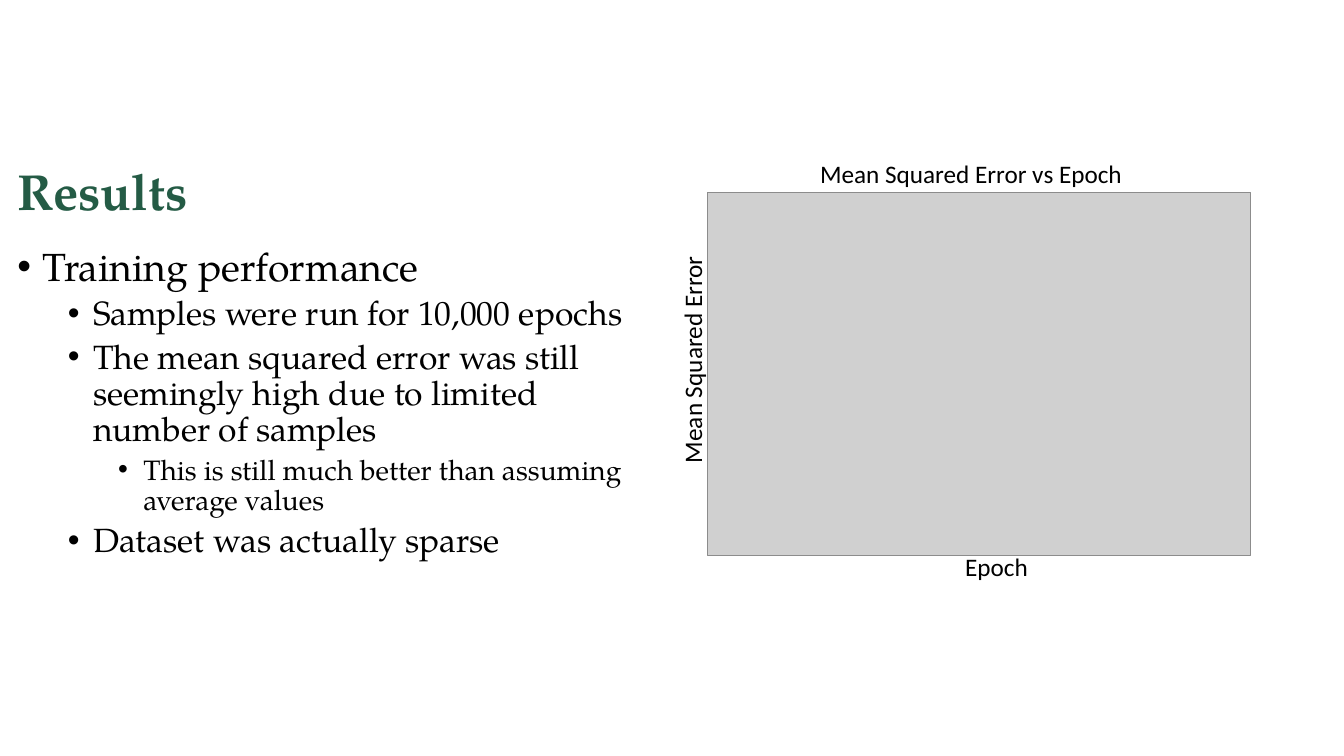
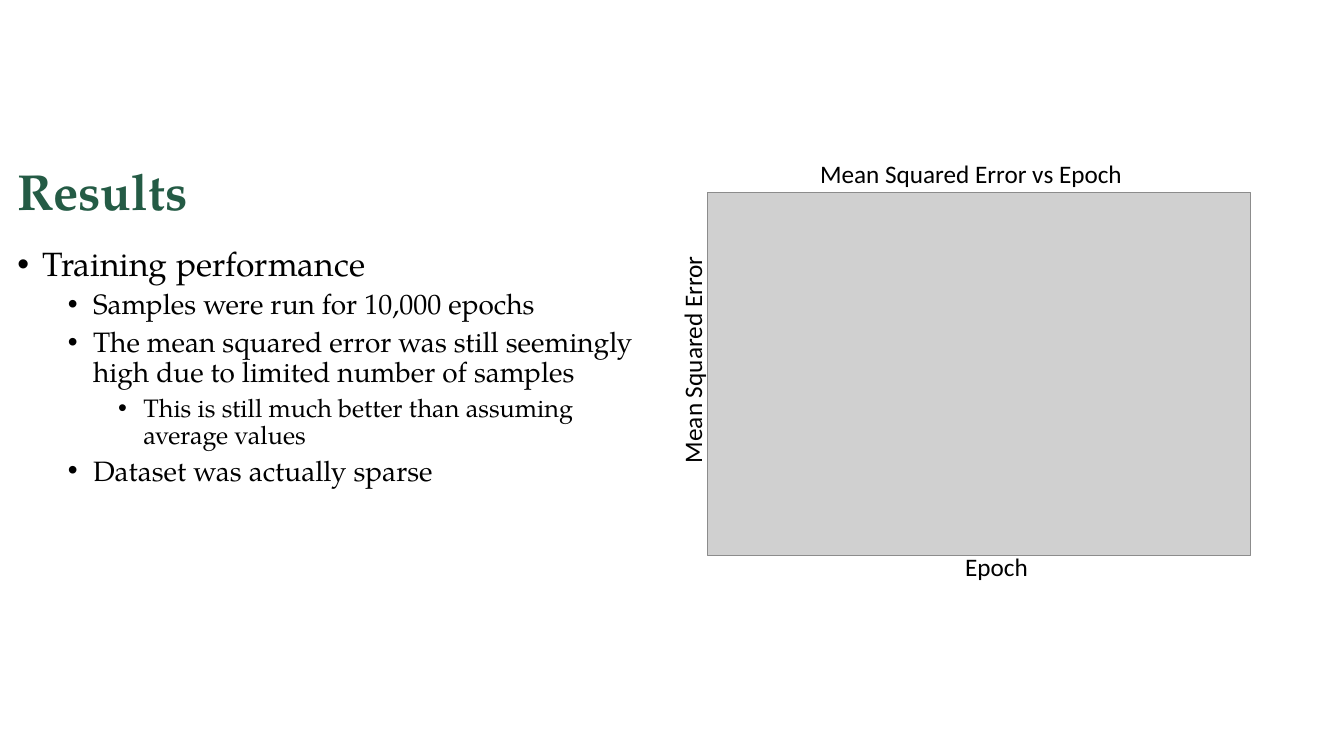
Before and after one commit to ASMEHackathon/UBMAIT, a slide deck: slide 11 of UBMAIT_ASME_Hackathon.pptx. Drawn at 1344x756 pixels with LibreOffice and Linux fonts; fonts in the diff are those of the drawing; grey boxes stand for pictures; background and template pictures are left out. Boxes give left, top, right and bottom in pixels: in the first picture for what was removed or moved away, otherwise in the second. Text is boxed around its words. In the diff, an @@ line names an element or a change of style, - is before the commit and + after.

```diff
--- a/UBMAIT_ASME_Hackathon.pptx
+++ b/UBMAIT_ASME_Hackathon.pptx
@@ text "Training performance" at (x1=93, y1=285, x2=632, y2=489): size 28 to 24 pt in "Training performance"; size 24 to 20 pt in "Samples were run for 10,000 epochs", "The mean squared error was still seemingly ...", "Dataset was actually sparse"; size 20 to 18 pt in "This is still much better than assuming ..." @@
```
Also in this commit, not shown: 4 other slides changed, 3 slides added, 2 slides removed.
